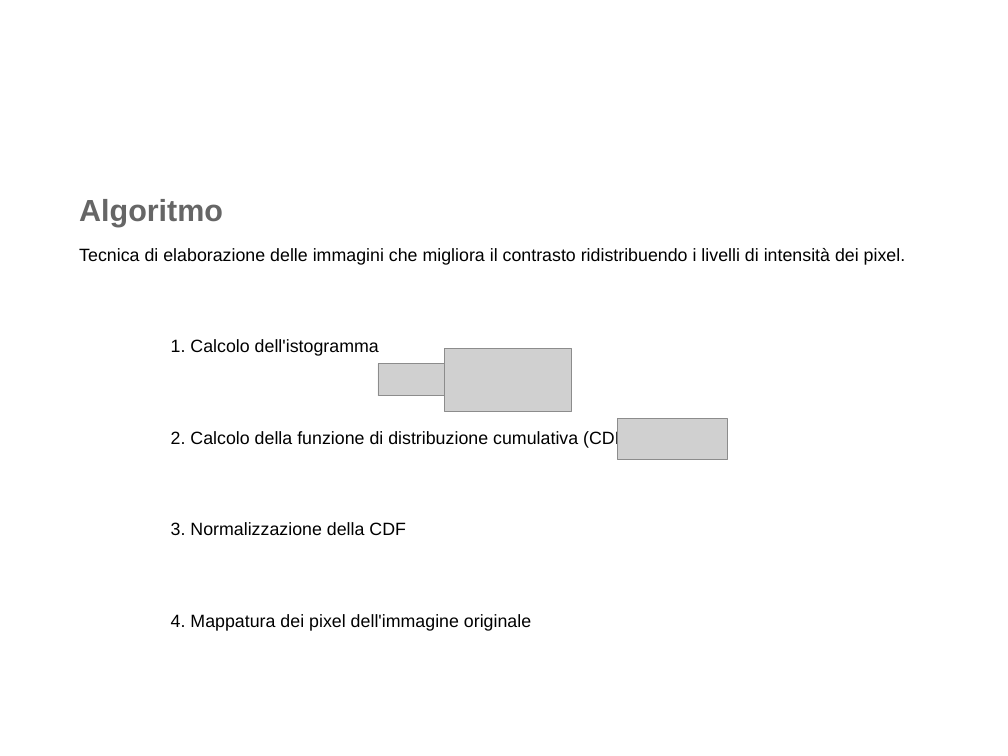
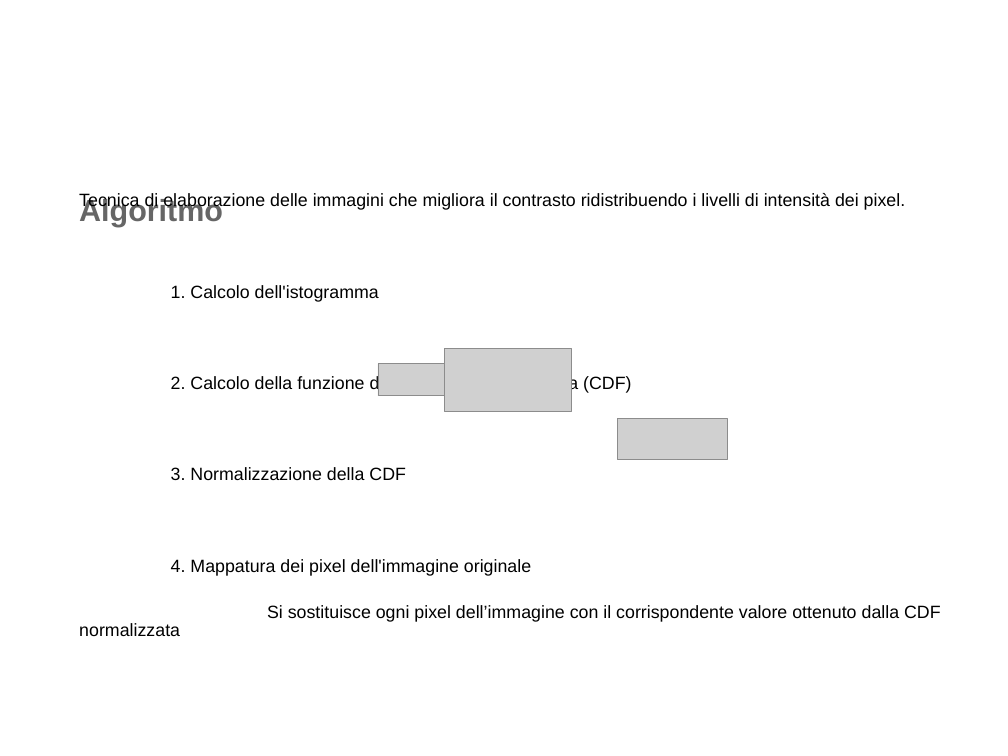
Before and after one commit to gianlu9911/Histogram-Equalization, a slide deck: slide 2 of presentazione-Histogram Equalization.odp. Drawn at 1008x756 pixels with LibreOffice and Linux fonts; fonts in the diff are those of the drawing; grey boxes stand for pictures; background and template pictures are left out. Boxes give left, top, right and bottom in pixels: in the first picture for what was removed or moved away, otherwise in the second. Text is boxed around its words. In the diff, an @@ line names an element or a change of style, - is before the commit and + after.

```diff
--- a/presentazione-Histogram Equalization.odp
+++ b/presentazione-Histogram Equalization.odp
@@ text "Tecnica di elaborazione delle immagini ...": place and size @@
-text "Tecnica di elaborazione delle immagini ..." at [79, 248, 906, 631]
+text "Tecnica di elaborazione delle immagini ..." at [79, 193, 941, 622]
@@ text at [267, 605, 941, 622]: paragraph added @@
+Si sostituisce ogni pixel dell’immagine con il corrispondente valore ottenuto dalla CDF normalizzata
```
Also in this commit, not shown: 7 other slides changed, 1 slide added.
